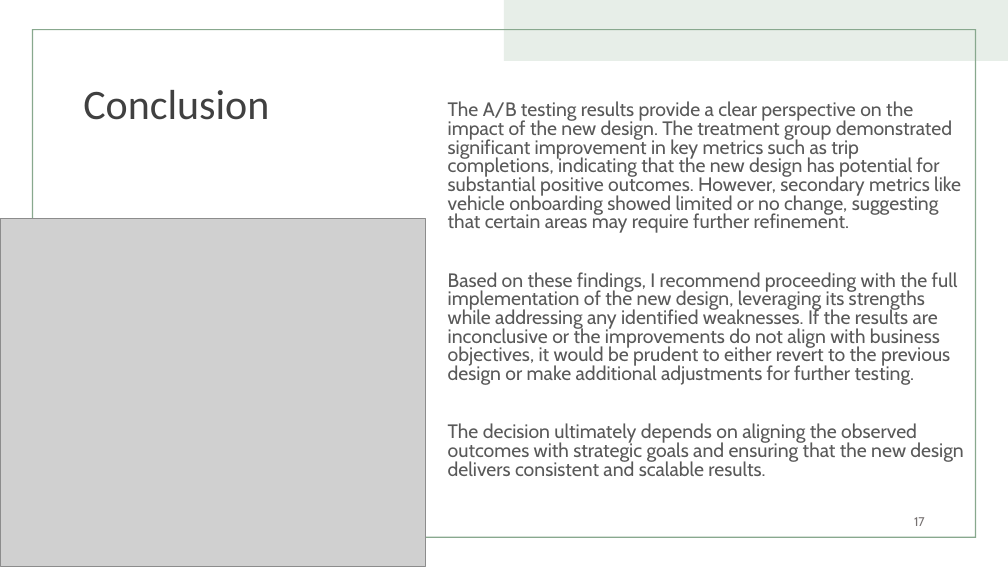
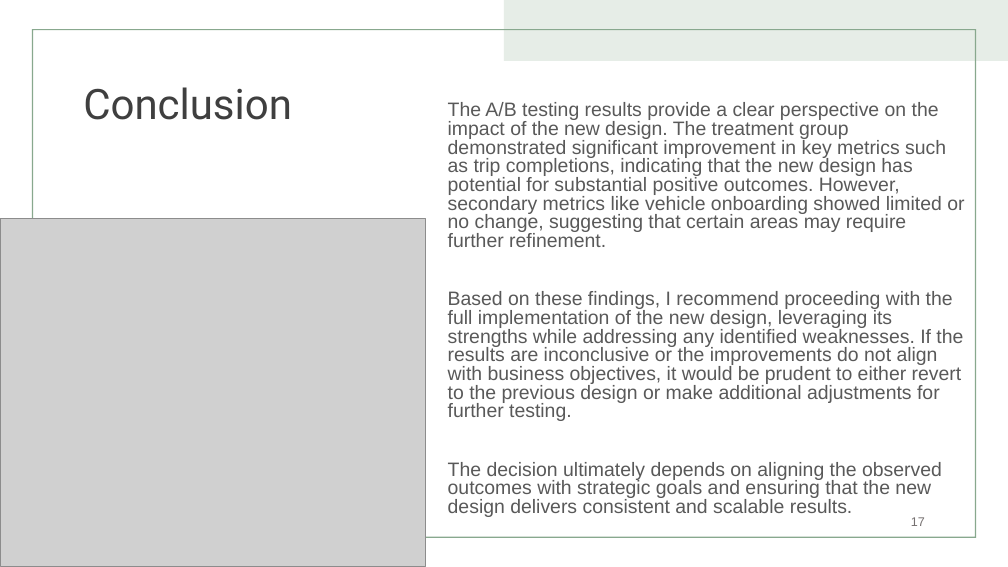
Before and after one commit to drpreetyrai/A-B_Testing, a slide deck: slide 17 of AB_Testing/Uber A_B testing.pptx. Drawn at 1008x567 pixels with LibreOffice and Linux fonts; fonts in the diff are those of the drawing; grey boxes stand for pictures. Boxes give left, top, right and bottom in pixels: in the first picture for what was removed or moved away, otherwise in the second. Text is boxed around its words. In the diff, an @@ line names an element or a change of style, - is before the commit and + after.

```diff
--- a/AB_Testing/Uber A_B testing.pptx
+++ b/AB_Testing/Uber A_B testing.pptx
@@ title "Conclusion" at bbox=[83, 87, 292, 120]: font Calibri to Roboto, text colour #404040 to #3F3F3F @@
@@ free "The A/B testing results provide ..." at bbox=[440, 98, 972, 516]: font Cabin to Arial; less space between paragraphs @@
@@ page number at bbox=[911, 517, 925, 526]: font Cabin to Arial, text colour #767171 to #757070 @@
```
Also in this commit, not shown: 17 other slides changed.
